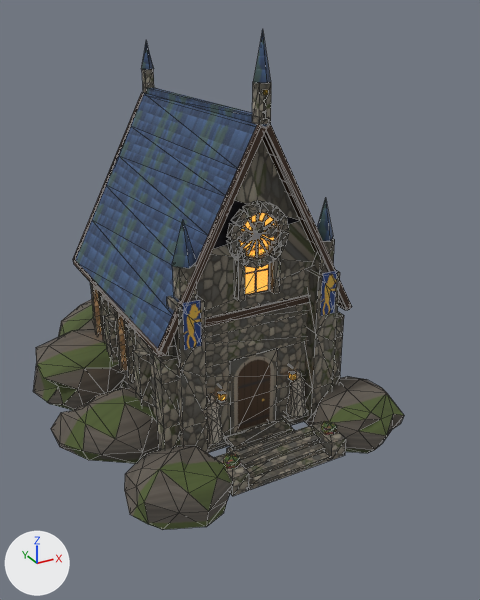
A saved change to the glTF model www/proto3d/models/beth/hi/buildings_card2/bld_crypt_card2_lod2.glb.
The view is the same before and after, from a 50 mm camera at (-10.3, -22.0, 14.5) aimed at (0.7, -2.0, 4.5). Lighting does not change. The marker at lower left points along +X, +Y and +Z. The picture after the commit comes second. Mesh edges are drawn as thin lines. Vertices at exactly the same position are counted once.

Script lines for the objects in view, before the commit:
```python
me_bld_crypt_card2 = bpy.data.meshes.new('bld_crypt_card2')
me_bld_crypt_card2.from_pydata(...)  # 1694 vertices, 2481 faces; spans x -6.6..6.9, y -7.5..7.7, z -0.2..13.9
me_bld_crypt_card2.materials.append(mat_card2_shared)
ob_bld_crypt_card2 = bpy.data.objects.new('bld_crypt_card2', me_bld_crypt_card2)
ob_bld_crypt_card2.location = (0.0, 0.0, 0.0)
```
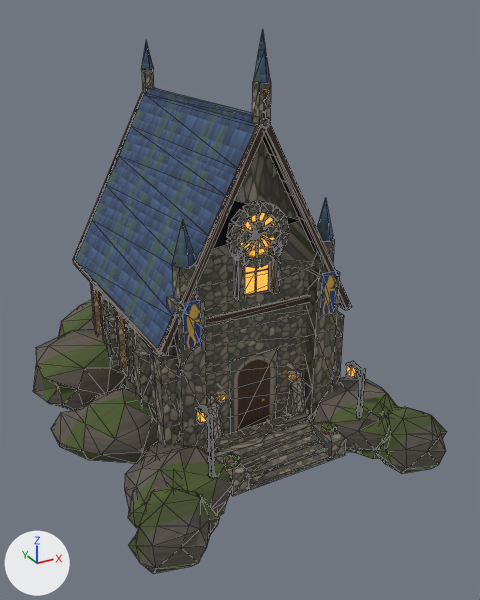
The edits, one by one:
me_bld_crypt_card2 is used by ob_bld_crypt_card2; location (0.0, 0.0, 0.0).
me_bld_crypt_card2 had 1694 vertices, 2481 faces and spanned x -6.6..6.9, y -7.5..7.7, z -0.2..13.9.
me_bld_crypt_card2 now has 2269 vertices, 3372 faces and spans x -6.6..6.9, y -8.8..7.7, z -0.3..13.9.
me_bld_crypt_card2 part 1: a new loose piece, a box spanning x 2.65..3.15, y -6.9..-6.4, z 0.0..0.3, in mat_card2_shared.
me_bld_crypt_card2 part 2: the loose piece of 9 vertices spanning x 1.3..1.6, y -4.7..-4.4, z 2.1..2.2 is copied, and the copy is turned 89.7 degrees about the z axis through its middle and scaled by 1.35, then moved by (-4.3, -1.5, 0.9); it spans x -3.0..-2.8, y -6.2..-5.9, z 3.0..3.1.
me_bld_crypt_card2 part 3: the loose piece of 4 vertices spanning x -1.5..-1.4, y -4.4, z 2.2..2.4 is copied, and the copy is moved by (-1.5, -1.7, 0.6); it spans x -3.0..-2.8, y -6.2, z 2.7..3.0.
me_bld_crypt_card2 part 4: the loose piece of 37 vertices spanning x -5.4..-2.1, y -7.5..-3.8, z -0.2..1.6 is copied, and the copy is turned 40 degrees about the z axis through its middle and scaled by 0.823, then moved by (7.8, -0.6, -0.2); it spans x 2.7..5.6, y -7.6..-5.0, z -0.3..1.3.
me_bld_crypt_card2 part 5: the loose piece of 37 vertices spanning x 1.7..5.2, y -7.3..-3.9, z -0.2..1.5 is copied, and the copy is turned 20 degrees about the z axis through its middle and scaled by 0.775, then moved by (1.0, -2.0, -0.2); it spans x 3.2..5.9, y -8.8..-6.2, z -0.3..1.1.
me_bld_crypt_card2 part 6: the loose piece of 37 vertices spanning x -6.4..-1.5, y 0.2..4.7, z -0.2..2.0 is copied, and the copy is turned 60 degrees about the z axis through its middle and scaled by 0.572, then moved by (0.5, -7.5, -0.5); it spans x -4.9..-2.3, y -6.6..-3.8, z -0.3..1.1.
me_bld_crypt_card2 part 7: the loose piece of 37 vertices spanning x -5.4..-2.1, y -7.5..-3.8, z -0.2..1.6 is copied, and the copy is turned 40 degrees about the z axis through its middle and scaled by 0.823, then moved by (-0.4, -0.6, -0.2); it spans x -5.5..-2.6, y -7.6..-5.0, z -0.3..1.3.
me_bld_crypt_card2 part 8: the loose piece of 37 vertices spanning x 1.7..5.2, y -7.3..-3.9, z -0.2..1.5 is copied, and the copy is turned 20 degrees about the z axis through its middle and scaled by 0.775, then moved by (-8.2, -2.0, -0.2); it spans x -6.0..-3.3, y -8.8..-6.2, z -0.3..1.1.
me_bld_crypt_card2 part 9: 6 vertices moved within x -1.3..1.5, y -4.5..4.3, z 2.4..5.2; 10 vertices removed from x -3.2..3.2, y -4.8..4.3, z 1.7..5.2; 244 vertices added at x -3.2..3.2, y -6.8..4.2, z 0.0..6.3.
me_bld_crypt_card2 part 10: 4 vertices added at x -0.1..0.1, y -4.7..-4.4, z 13.4.
me_bld_crypt_card2 part 11: 2 vertices removed from x -3.5..-3.2, y -0.1..0.1, z 2.7..3.8; 1 vertex added at x -3.5, y 0.1, z 3.4.
Other edits to the shape of me_bld_crypt_card2 do not show in these pictures.

Boxes [x1, y1, x2, y2] around the edits, measured in the pictures (480 x 600 px; the box of a moved part takes in the faces that stretch with it):
'bld_crypt_card2', reshaped (12% wider, 9% taller): before [33, 30, 404, 530]; after [33, 30, 447, 573]
part 1 of me_bld_crypt_card2, added (mostly hidden): after [352, 444, 361, 453]
part 2 of me_bld_crypt_card2, added: after [195, 405, 208, 413]
part 3 of me_bld_crypt_card2, added: after [200, 413, 207, 423]
part 4 of me_bld_crypt_card2, added: after [356, 406, 398, 459]
part 5 of me_bld_crypt_card2, added: after [376, 407, 447, 474]
part 6 of me_bld_crypt_card2, added: after [141, 442, 205, 461]
part 7 of me_bld_crypt_card2, added (green): after [128, 473, 183, 528]
part 8 of me_bld_crypt_card2, added: after [129, 488, 220, 573]
part 9 of me_bld_crypt_card2, built on: before [91, 272, 340, 435]; after [91, 255, 366, 478]
part 10 of me_bld_crypt_card2, added (blue): after [253, 30, 271, 83]
part 11 of me_bld_crypt_card2, moved or reshaped: before [115, 315, 122, 367]; after [115, 313, 120, 367]
